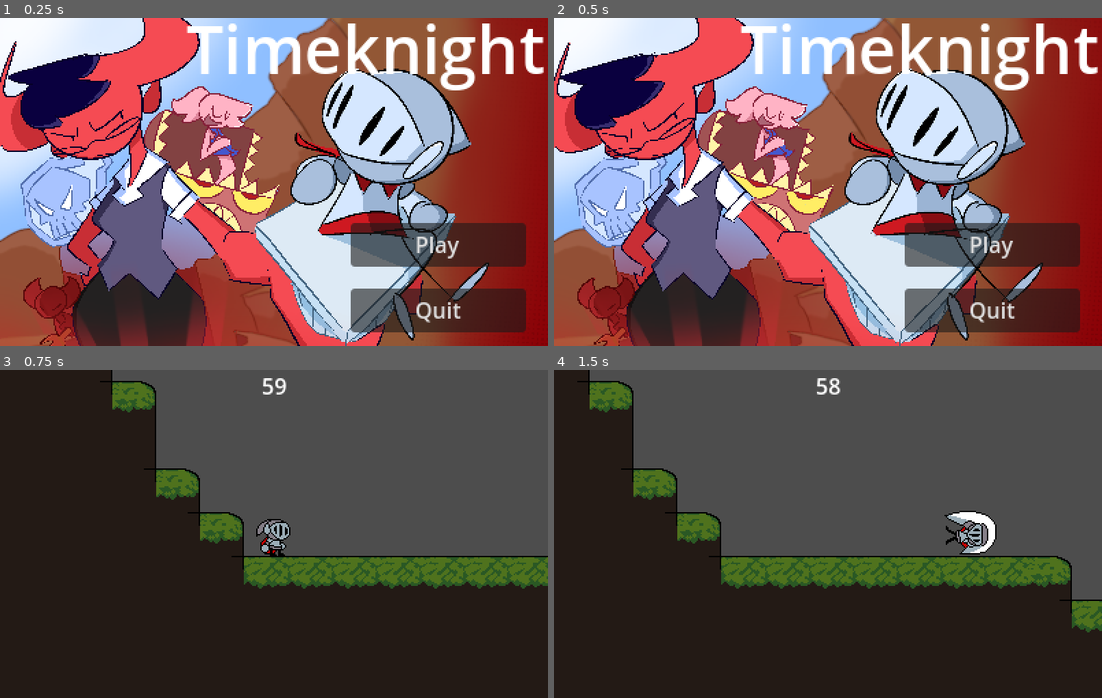
Above: before the commit, frames 1-4 (two rows, left to right).
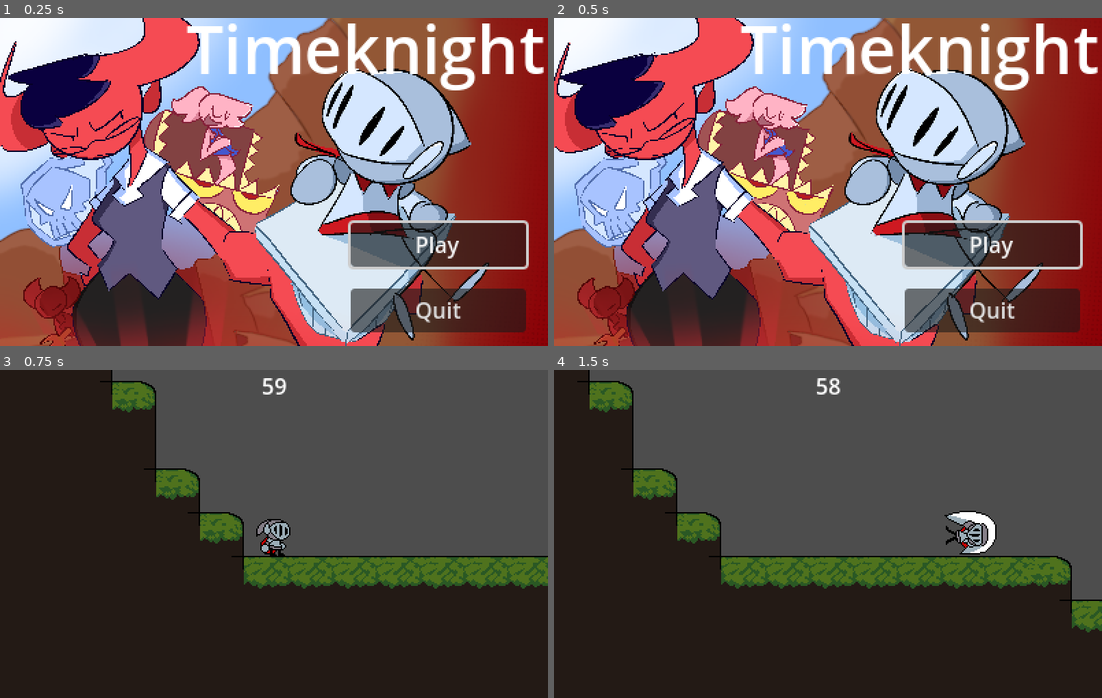
Above: after the commit, the same moments.

Repository: WondaMegapon/ACMJAM-S2024
Game: Godot game, scene res://Scenes/MainMenue.tscn
Two runs of this game, one before a commit and one after it. Both use one fixed random seed, a clock stepped at 60 frames per second and the inputs below.
Inputs:
- Up to frame 1 (0.25 s): no input
- Up to frame 2 (0.5 s): no input
- Up to frame 3 (0.75 s): click "Play" at 0.5 s
- Up to frame 4 (1.5 s): hold D (player_right) from 1.28 s (still down); tap Shift (player_dash) at 1.35 s

The runs differ from the first frame. In frame 1, 0.7% of the frame differs, in the area x 63-97%, y 61-77%; in frame 2, 0.7%; in frame 3, nothing differs; in frame 4, nothing differs.

Commit message:
Making the UI Accessible

Diff:
--- a/Objects/Characters/Player.tscn
+++ b/Objects/Characters/Player.tscn
@@ -427,6 +427,7 @@
 horizontal_alignment = 1
 
 [node name="Pause" type="ReferenceRect" parent="Camera2D/CanvasLayer"]
+visible = false
 anchors_preset = 8
 anchor_left = 0.5
 anchor_top = 0.5
@@ -439,6 +440,43 @@
 grow_horizontal = 2
 grow_vertical = 2
 
+[node name="Quit" type="Button" parent="Camera2D/CanvasLayer/Pause"]
+layout_mode = 1
+anchors_preset = 7
+anchor_left = 0.5
+anchor_top = 1.0
+anchor_right = 0.5
+anchor_bottom = 1.0
+offset_left = -24.0
+offset_top = -48.0
+offset_right = 24.0
+offset_bottom = -16.0
+grow_horizontal = 2
+grow_vertical = 0
+focus_neighbor_top = NodePath("Restart")
+focus_next = NodePath("Restart")
+focus_previous = NodePath("Restart")
+text = "Quit"
+
+[node name="Restart" type="Button" parent="Camera2D/CanvasLayer/Pause/Quit"]
+layout_mode = 1
+anchors_preset = 8
+anchor_left = 0.5
+anchor_top = 0.5
+anchor_right = 0.5
+anchor_bottom = 0.5
+offset_left = -36.0
+offset_top = -64.0
+offset_right = 36.0
+offset_bottom = -32.0
+grow_horizontal = 2
+grow_vertical = 2
+focus_neighbor_bottom = NodePath("..")
+focus_next = NodePath("..")
+focus_previous = NodePath("..")
+text = "Restart
+"
+
 [node name="Dead" type="ReferenceRect" parent="Camera2D/CanvasLayer"]
 anchors_preset = 8
 anchor_left = 0.5
@@ -465,6 +503,9 @@
 offset_bottom = -16.0
 grow_horizontal = 2
 grow_vertical = 0
+focus_neighbor_top = NodePath("Again")
+focus_next = NodePath("Again")
+focus_previous = NodePath("Again")
 text = "Quit"
 
 [node name="Again" type="Button" parent="Camera2D/CanvasLayer/Dead/Quit"]
@@ -480,6 +521,9 @@
 offset_bottom = -32.0
 grow_horizontal = 2
 grow_vertical = 2
+focus_neighbor_bottom = NodePath("..")
+focus_next = NodePath("..")
+focus_previous = NodePath("..")
 text = "Try Again?"
 
 [node name="DamageVolume" type="Area2D" parent="."]
@@ -507,7 +551,7 @@
 [node name="AnimatedSprite2D" type="AnimatedSprite2D" parent="Flippables"]
 sprite_frames = ExtResource("4_l41cj")
 animation = &"fall"
-frame = 1
+frame = 2
 
 [node name="AnimationPlayer" type="AnimationPlayer" parent="Flippables"]
 root_node = NodePath("../AnimationTree")
@@ -524,6 +568,8 @@
 advance_expression_base_node = NodePath("../..")
 anim_player = NodePath("../AnimationPlayer")
 
+[connection signal="pressed" from="Camera2D/CanvasLayer/Pause/Quit" to="Camera2D/CanvasLayer" method="to_title"]
+[connection signal="pressed" from="Camera2D/CanvasLayer/Pause/Quit/Restart" to="Camera2D/CanvasLayer" method="restart_scene"]
 [connection signal="pressed" from="Camera2D/CanvasLayer/Dead/Quit" to="Camera2D/CanvasLayer" method="to_title"]
 [connection signal="pressed" from="Camera2D/CanvasLayer/Dead/Quit/Again" to="Camera2D/CanvasLayer" method="restart_scene"]
 [connection signal="area_entered" from="DamageVolume" to="." method="_on_area_2d_area_entered"]
--- a/Scenes/MainMenue.tscn
+++ b/Scenes/MainMenue.tscn
@@ -52,6 +52,7 @@
 offset_bottom = 240.0
 
 [node name="Label" type="Label" parent="Control"]
+layout_mode = 0
 offset_left = 136.0
 offset_top = -11.0
 offset_right = 396.0
@@ -73,6 +74,9 @@
 offset_bottom = -10.0
 grow_horizontal = 0
 grow_vertical = 0
+focus_neighbor_top = NodePath("Play")
+focus_next = NodePath("Play")
+focus_previous = NodePath("Play")
 text = "	Quit"
 
 [node name="Play" type="Button" parent="Control/Quit"]
@@ -87,6 +91,9 @@
 offset_bottom = -32.0
 grow_horizontal = 0
 grow_vertical = 2
+focus_neighbor_bottom = NodePath("..")
+focus_next = NodePath("..")
+focus_previous = NodePath("..")
 text = "Play"
 script = SubResource("GDScript_i2sdk")
 
--- a/Scripts/Menues/MainMenue.gd
+++ b/Scripts/Menues/MainMenue.gd
@@ -1,4 +1,7 @@
 extends Node2D
+
+func _ready():
+	($Control/Quit/Play as Control).grab_focus()
 
 func _on_quit_pressed():
 	get_tree().quit()
--- a/Scripts/Menues/PlayerUIDriver.gd
+++ b/Scripts/Menues/PlayerUIDriver.gd
@@ -12,10 +12,13 @@
 	match(gameMaster.currentState):
 		GameMaster.GameState.GAMEPLAY:
 			($Gameplay as CanvasItem).show()
+			($Gameplay as Control).grab_focus()
 		GameMaster.GameState.PAUSE_MENU:
 			($Pause as CanvasItem).show()
+			($Pause/Quit/Restart as Control).grab_focus()
 		GameMaster.GameState.GAME_OVER:
 			($Dead as CanvasItem).show()
+			($Dead/Quit/Again as Control).grab_focus()
 		_:
 			pass
 	previousState = gameMaster.currentState
--- a/project.godot
+++ b/project.godot
@@ -32,6 +32,20 @@
 
 [input]
 
+ui_accept={
+"deadzone": 0.5,
+"events": [Object(InputEventKey,"resource_local_to_scene":false,"resource_name":"","device":0,"window_id":0,"alt_pressed":false,"shift_pressed":false,"ctrl_pressed":false,"meta_pressed":false,"pressed":false,"keycode":4194309,"physical_keycode":0,"key_label":0,"unicode":0,"echo":false,"script":null)
+, Object(InputEventKey,"resource_local_to_scene":false,"resource_name":"","device":0,"window_id":0,"alt_pressed":false,"shift_pressed":false,"ctrl_pressed":false,"meta_pressed":false,"pressed":false,"keycode":4194310,"physical_keycode":0,"key_label":0,"unicode":0,"echo":false,"script":null)
+, Object(InputEventKey,"resource_local_to_scene":false,"resource_name":"","device":0,"window_id":0,"alt_pressed":false,"shift_pressed":false,"ctrl_pressed":false,"meta_pressed":false,"pressed":false,"keycode":32,"physical_keycode":0,"key_label":0,"unicode":32,"echo":false,"script":null)
+, Object(InputEventJoypadButton,"resource_local_to_scene":false,"resource_name":"","device":-1,"button_index":0,"pressure":0.0,"pressed":true,"script":null)
+]
+}
+ui_cancel={
+"deadzone": 0.5,
+"events": [Object(InputEventKey,"resource_local_to_scene":false,"resource_name":"","device":0,"window_id":0,"alt_pressed":false,"shift_pressed":false,"ctrl_pressed":false,"meta_pressed":false,"pressed":false,"keycode":4194305,"physical_keycode":0,"key_label":0,"unicode":0,"echo":false,"script":null)
+, Object(InputEventJoypadButton,"resource_local_to_scene":false,"resource_name":"","device":-1,"button_index":1,"pressure":0.0,"pressed":true,"script":null)
+]
+}
 player_jump={
 "deadzone": 0.5,
 "events": [Object(InputEventJoypadButton,"resource_local_to_scene":false,"resource_name":"","device":-1,"button_index":0,"pressure":0.0,"pressed":true,"script":null)
